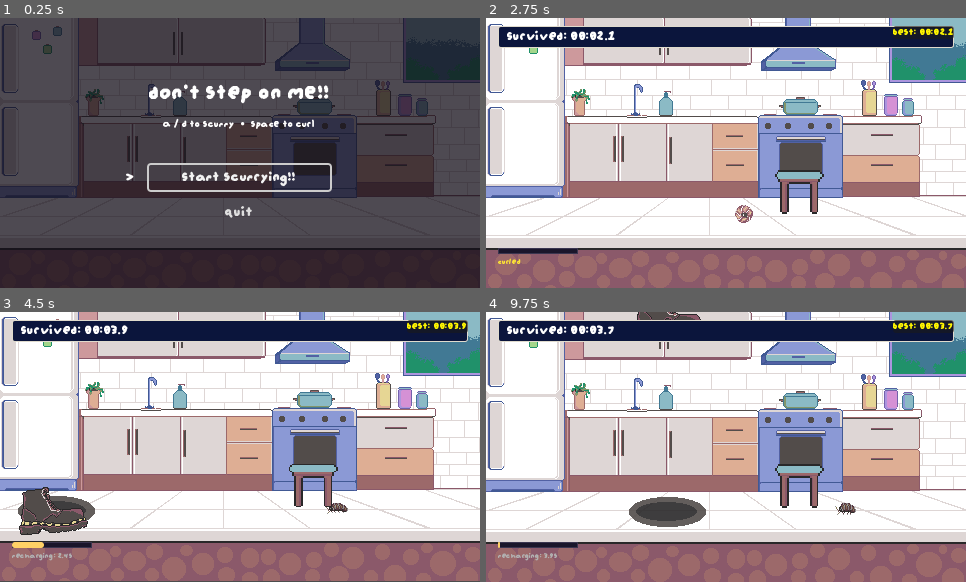
Above: before the commit, frames 1-4 (two rows, left to right).
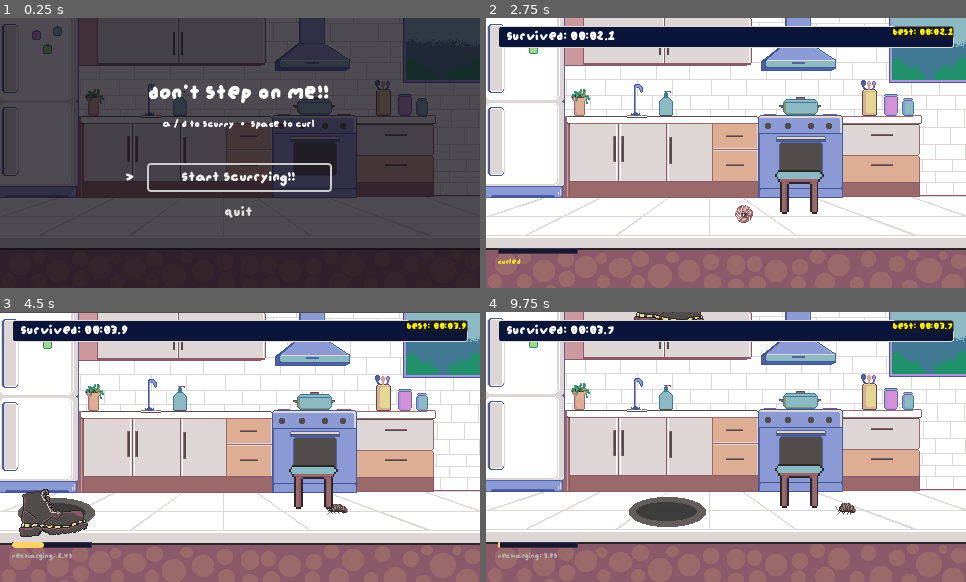
Above: after the commit, the same moments.

Repository: vineethjkatti-tech/dontsteponme
Game: Godot game, scene res://control.tscn
Two runs of this game, one before a commit and one after it. Both use one fixed random seed, a clock stepped at 60 frames per second and the inputs below. Sound files missing from this copy of the repository are replaced by a short silence.
Inputs (mouse positions are in pixels of both pictures, inside the frame that each line leads up to):
- Up to frame 1 (0.25 s): no input
- Up to frame 2 (2.75 s): click "Start Scurrying!!" at 0.5 s; tap Enter at 1.25 s; move the mouse to (831, 139) at 1.27 s; hold D (right) 1.28-2.03 s; tap Space (curl) at 1.35 s; click (831, 139) at 1.42 s; move the mouse to (630, 166) at 2.02 s; hold Down from 2.03 s (still down); tap Alt at 2.1 s
- Up to frame 3 (4.5 s): move the mouse to (288, 387) at 2.77 s; release Down at 2.78 s; hold D (right) 2.78-3.53 s; tap Shift at 2.85 s; move the mouse to (216, 501) at 3.52 s; hold Up 3.53-4.28 s; tap Space (curl) at 3.6 s; click (216, 501) at 3.67 s; move the mouse to (384, 487) at 4.27 s; hold A (left) from 4.28 s (still down); tap Alt at 4.35 s
- Up to frame 4 (9.75 s): move the mouse to (582, 406) at 5.02 s; tap one key every 0.75 s from 5.1 s: Shift Space (curl) Alt Shift Space (curl) Alt Shift; move the mouse to (750, 447) at 5.77 s; release A (left) at 5.78 s; hold Down 5.78-6.53 s; click (750, 447) at 5.92 s; move the mouse to (654, 379) at 6.52 s; hold D (right) 6.53-7.28 s; move the mouse to (831, 433) at 7.27 s; hold Up 7.28-8.03 s; move the mouse to (630, 460) at 8.02 s; hold D (right) 8.03-8.78 s; click (630, 460) at 8.17 s; move the mouse to (774, 387) at 8.77 s; hold Down 8.78-9.53 s; move the mouse to (702, 501) at 9.52 s; hold A (left) from 9.53 s (still down)

Frames 1-2 are identical in both runs. In frame 3, 15% of the frame differs, in the area x 0-100%, y 0-100%; in frame 4, 0.3%.

Commit message:
Tried to add near miss floating text and speed boost

Diff:
--- a/control.tscn
+++ b/control.tscn
@@ -2,6 +2,7 @@
 
 [ext_resource type="Texture2D" uid="uid://cckmet8dpdk08" path="res://back-Ground.png" id="1_0fbet"]
 [ext_resource type="Script" uid="uid://c0snaeob404jb" path="res://control.gd" id="1_62e2m"]
+[ext_resource type="AudioStream" uid="uid://c5836yim4piw1" path="res://pixelkc-waybound-menu-music-432032.mp3" id="3_qtu10"]
 
 [node name="MainMenu" type="Control" unique_id=406835669]
 layout_mode = 3
@@ -77,3 +78,9 @@
 offset_right = 40.0
 offset_bottom = 16.0
 text = ">"
+
+[node name="MenuMusicPlayer" type="AudioStreamPlayer2D" parent="." unique_id=1863356660]
+stream = ExtResource("3_qtu10")
+volume_db = -5.0
+autoplay = true
+bus = &"Music"
--- /dev/null
+++ b/floating_text.gd
@@ -0,0 +1,28 @@
+extends Marker2D
+
+@onready var label: Label = $Label
+
+func setup(text_content = "Close Call", start_pos: Vector2 = Vector2.ZERO):
+	global_position = start_pos
+	z_index = 100 # appear on top
+
+	label.text = text_content
+	label.modulate = Color(1.0, 0.9, 0.2, 1.0)
+
+	# anchors
+	label.set_anchors_and_offsets_preset(Control.PRESET_CENTER)
+	label.position = -label.size / 2.0
+
+	# for apparent visiblility issues..
+	scale = Vector2(0.8, 0.8)
+
+	# for classic floating text - pop in - retain - and fade
+	scale = Vector2(0.5, 0.5)
+	var t = create_tween().set_parallel(true)
+	t.tween_property(self, "scale", Vector2(1.2, 1.2), 0.1)	.set_trans(Tween.TRANS_BACK)
+	t.chain().tween_property(self, "scale", Vector2(1.0, 1.0), 0.1)
+
+	t.tween_property(self, "global_position:y", global_position.y - 24.0, 0.7).set_trans(Tween.TRANS_CUBIC).set_ease(Tween.EASE_OUT)
+	t.tween_property(label, "modulate:a", 0.0, 0.7).set_delay(0.2)
+
+	t.chain().tween_callback(queue_free)
--- /dev/null
+++ b/floating_text.tscn
@@ -0,0 +1,15 @@
+[gd_scene format=3 uid="uid://btgn1h21etbsf"]
+
+[ext_resource type="Script" uid="uid://dbjsi08rh8n6f" path="res://floating_text.gd" id="1_58iww"]
+
+[node name="FloatingText" type="Marker2D" unique_id=1663061841]
+script = ExtResource("1_58iww")
+
+[node name="Label" type="Label" parent="." unique_id=1118321831]
+offset_right = 40.0
+offset_bottom = 16.0
+theme_override_colors/font_color = Color(0.73333335, 0, 0.09803922, 1)
+theme_override_font_sizes/font_size = 10
+text = "Close Call"
+horizontal_alignment = 1
+vertical_alignment = 1
--- a/foot_hazard.gd
+++ b/foot_hazard.gd
@@ -4,11 +4,15 @@
 
 @export var telegraph_time = 1.5
 @export var slam_duration = 0.08
+@export var near_miss_inner_dist: float = 18.0
+@export var near_miss_outer_dist: float = 38.0
 
 # to preload the two boot frames
 var snd_stomp: AudioStream = preload("res://hitHurt.wav")
 var tex_falling: Texture2D = preload("res://boot2.png")
 var tex_slam: Texture2D = preload("res://boot1.png")
+var floating_text_screen: PackedScene = preload("res://floating_text.tscn")
+var player_was_hit = false
 
 @onready var shadow: Sprite2D = $ShadowSprite
 @onready var boot: Sprite2D = $BootSprite
@@ -29,7 +33,7 @@
 
 	start_telegraph()
 
-	start_telegraph()
+
 
 func start_telegraph() -> void:
 	# 1. Expand and darken shadow
@@ -41,6 +45,42 @@
 	# Wait for telegraph to complete, then slam down
 	await t.finished
 	slam_down()
+
+func _check_near_miss() -> void:
+	var player = get_tree().get_first_node_in_group("player")
+	if not player or not is_instance_valid(player):
+		print("DEBUG: Player not found in 'player' group!")
+		return
+
+		# declare the bouds of threshold
+	var boot_half_width: float = 32.0
+	if hitbox and hitbox.shape is RectangleShape2D:
+		boot_half_width = hitbox.shape.size.x / 2.0
+
+		# measure edge to edge distance of boot from bug
+	var center_dist = abs(player.global_position.x - hitbox.global_position.x)
+	var edge_dist = center_dist - boot_half_width
+
+	print("DEBUG: shoe landed, edge distance to bug: ", snappedf(edge_dist, 0.1), "px")
+
+
+	if edge_dist >= 0.0 and edge_dist <= 50.0:
+
+
+		# award the speed boost
+		if player.has_method("trigger_adrenaline_boost"):
+			player.trigger_adrenaline_boost(1.5)
+		else:
+			print("DEBUG: player does not have boost method!")
+
+	# spawn the popup right above the bug
+		var popup = floating_text_screen.instantiate()
+		get_parent().add_child(popup)
+		var spawn_pos = player.global_position + Vector2(0, -18.0)
+		popup.setup("Close Call!", spawn_pos)
+	else:
+		print("DEBUG: floating screen is not working!")
+
 
 func slam_down() -> void:
 	boot.visible = true
@@ -72,15 +112,16 @@
 
 	boot.texture = tex_slam
 	hitbox.disabled = false
+	player_was_hit = false
 
-	# Wait 2 physics frames so Godot registers the newly enabled hitbox
+	# THIS FUNCTION WAITS FOR SOME TIME TFOR GODOT TO PROCESS THE ANY POSSIBLE HITS, THIS IS VERY IMPORTANT AS THE GAME WONT FUNCTION WITHOUT IT
 	await get_tree().physics_frame
 	await get_tree().physics_frame
 
 	var overlapping_areas: Array[Area2D] = get_overlapping_areas()
 	var overlapping_bodies: Array[Node2D] = get_overlapping_bodies()
 
-	# 1. Check for chair shelter
+	# check for chair shelter
 	for area in overlapping_areas:
 		if area.is_in_group("chair") or area.has_method("break_chair"):
 			has_hit_chair = true
@@ -89,19 +130,23 @@
 			print("--- Chair smashed and absorbed impact!")
 			break
 
-	# 2. Check for player hit (only if chair didn't absorb it)
+	# check for player hit (only if chair didn't absorb it)
 	if not has_hit_chair:
 		for body in overlapping_bodies:
 			if body.is_in_group("player") or body.has_method("take_hit"):
 				print("--- Boot hit bug!")
+				player_was_hit = true # <-- 1. SET THE FLAG TRUE HERE
 				body.take_hit(global_position.x)
 				break
 
-	# Linger on ground
+	if not has_hit_chair and not player_was_hit:
+		_check_near_miss()
+
+	# linger on ground for some time
 	await get_tree().create_timer(0.35).timeout
 	hitbox.disabled = true
 
-	# Retract back up
+	# retract back up
 	boot.texture = tex_falling
 	var lift_tween := create_tween()
 	lift_tween.tween_property(boot, "position:y", -240.0, 0.25).set_trans(Tween.TRANS_QUAD).set_ease(Tween.EASE_OUT)
--- a/player2D.gd
+++ b/player2D.gd
@@ -6,6 +6,7 @@
 @export var speed = 140.0
 @export var curl_friction = 6.0
 @export var friction = 12.0
+@export var boost_multiplier: float = 1.5
 
 const HALF_WIDTH: float = 10.0
 const SCREEN_WIDTH: float = 472.0
@@ -16,6 +17,8 @@
 
 var is_curled = false
 var can_curl = true
+var is_boosted: bool = false
+var boost_timer: SceneTreeTimer = null
 
 func _ready() -> void:
 	# .one_shot makes sure the timer doesn't loop
@@ -40,7 +43,9 @@
 
 
 		if direction != 0.0:
-			velocity.x = direction * speed
+			# if the player gets a near miss the pseed is multiplied by the multiplier value
+			var current_speed: float = speed * (boost_multiplier if is_boosted else 1.0)
+			velocity.x = direction * current_speed  # <-- FIXED
 			sprite_2d.flip_h = (direction < 0.0)
 			sprite_2d.play("Walking")
 		else:
@@ -134,3 +139,17 @@
 			if game_over_ui.has_method("set_final_score"):
 				game_over_ui.set_final_score(final_score)
 			game_over_ui.show_game_over()
+
+func trigger_adrenaline_boost(duration: float = 1.5) -> void:
+	is_boosted = true
+
+	# visual effects that flash bright yellow
+	var flash_tween = create_tween()
+	flash_tween.tween_property(sprite_2d, "modulate", Color(0.2, 1.8, 1.8), 0.08)
+	flash_tween.tween_property(sprite_2d, "modulate", Color(1.0, 1.0, 1.0), 0.15)
+
+	# reset the timer so that the boost stacks
+	boost_timer = get_tree(). create_timer(duration)
+	boost_timer.timeout.connect(func():
+		is_boosted = false
+	)
Not shown, changed: export_presets.cfg
Not shown, added: floating_text.gd.uid
Not shown, added: pixelkc-waybound-menu-music-432032.mp3.import
Not shown, added: pixelkc-waybound-menu-music-432032.mp3
